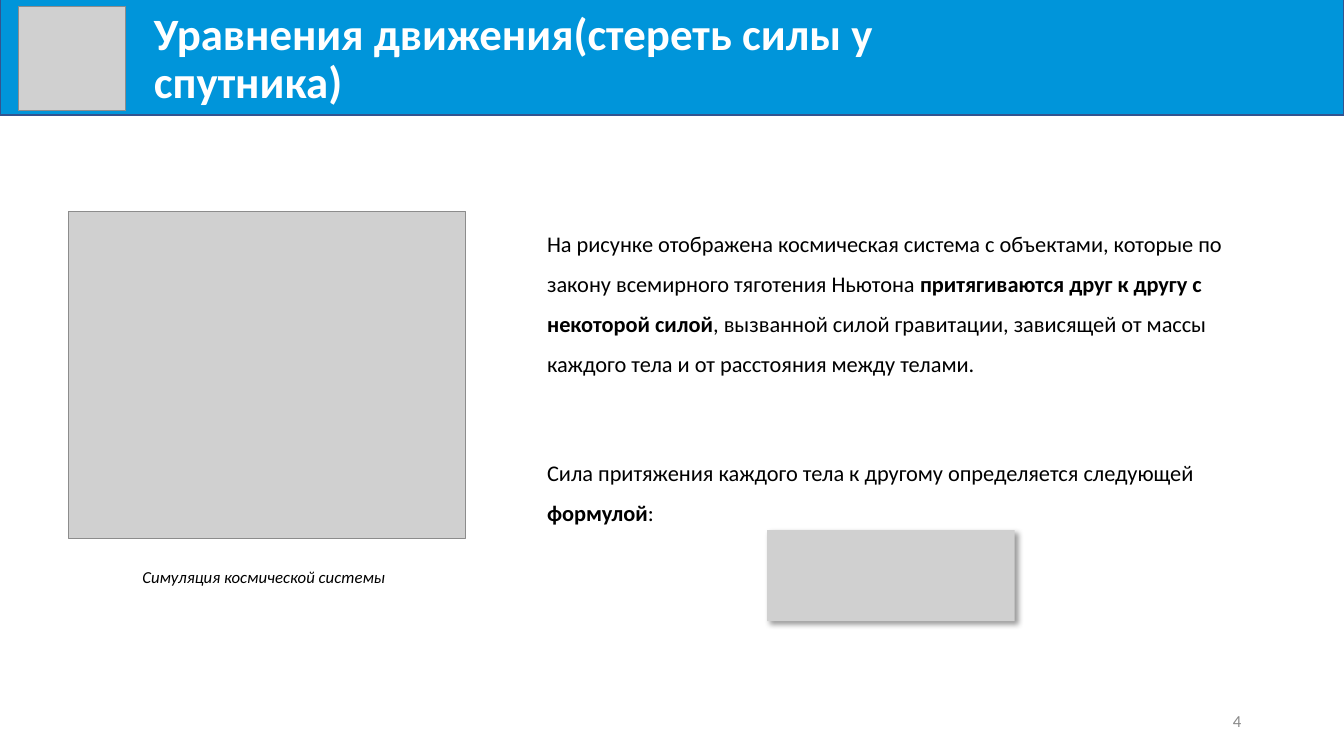
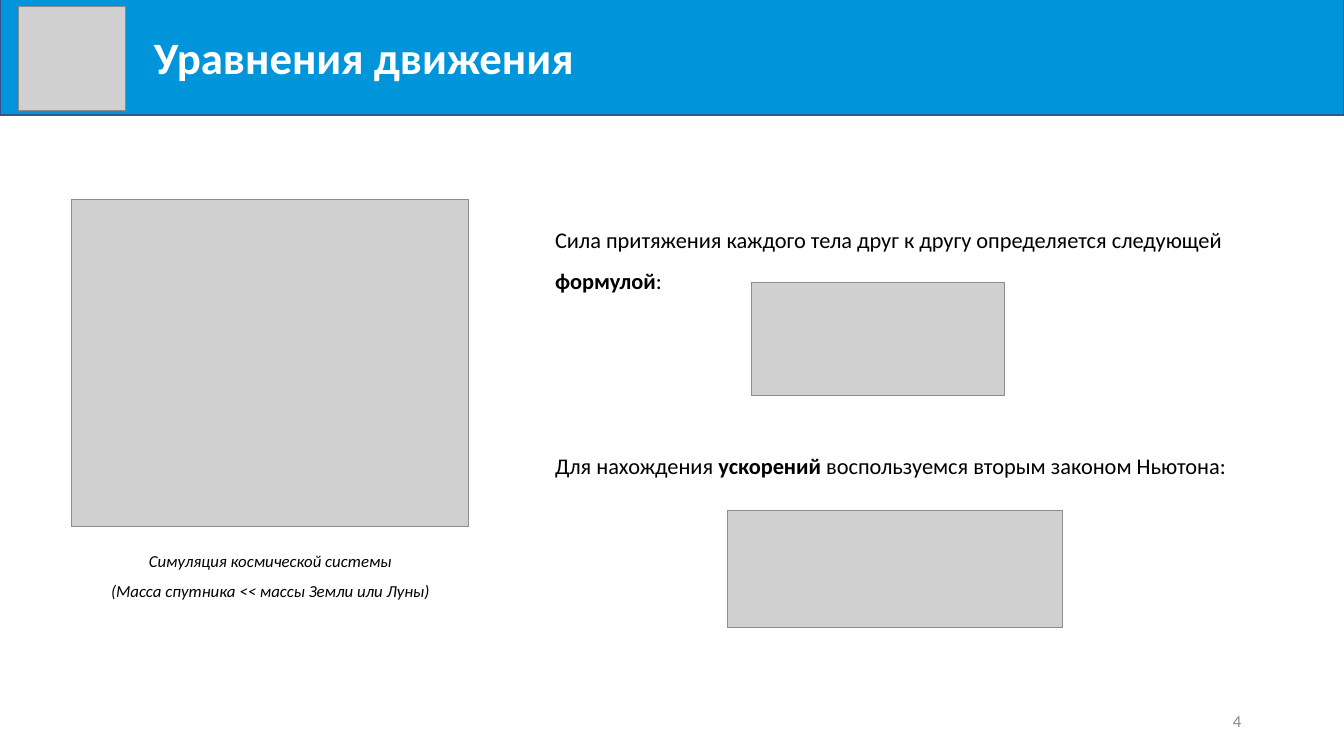
Before and after one commit to Milirik/diploma, a slide deck: slide 4 of Mikheev-K_V.pptx. Drawn at 1344x756 pixels with LibreOffice and Linux fonts; fonts in the diff are those of the drawing; grey boxes stand for pictures. Boxes give left, top, right and bottom in pixels: in the first picture for what was removed or moved away, otherwise in the second. Text is boxed around its words. In the diff, an @@ line names an element or a change of style, - is before the commit and + after.

```diff
--- a/Mikheev-K_V.pptx
+++ b/Mikheev-K_V.pptx
@@ text at bbox=[154, 45, 574, 82]: text changed @@
-Уравнения движения(стереть силы у спутника)
+Уравнения движения
@@ picture: place and size @@
-picture at bbox=[69, 211, 466, 538]
+picture at bbox=[72, 200, 469, 527]
@@ text at bbox=[555, 233, 1222, 293]: text changed @@
-На рисунке отображена космическая система с объектами, которые по закону всемирного тяготения Ньютона притягиваются друг к другу с некоторой силой, вызванной силой гравитации, зависящей от массы каждого тела и от расстояния между телами.
-Сила притяжения каждого тела к другому определяется следующей формулой:
+Сила притяжения каждого тела друг к другу определяется следующей формулой:
@@ picture added at bbox=[751, 283, 1004, 396] @@
@@ text added at bbox=[555, 458, 1226, 478], 16 pt, text #000000 @@
+Для нахождения ускорений воспользуемся вторым законом Ньютона:
@@ picture: place and size @@
-picture at bbox=[767, 530, 1014, 621]
+picture at bbox=[728, 511, 1063, 628]
@@ text at bbox=[111, 555, 430, 600]: text changed @@
-Симуляция космической системы
+Симуляция космической системы
+(Масса спутника << массы Земли или Луны)
```
Also in this commit, not shown: 10 other slides changed, 1 slide added, 1 slide removed, 2 other files.
